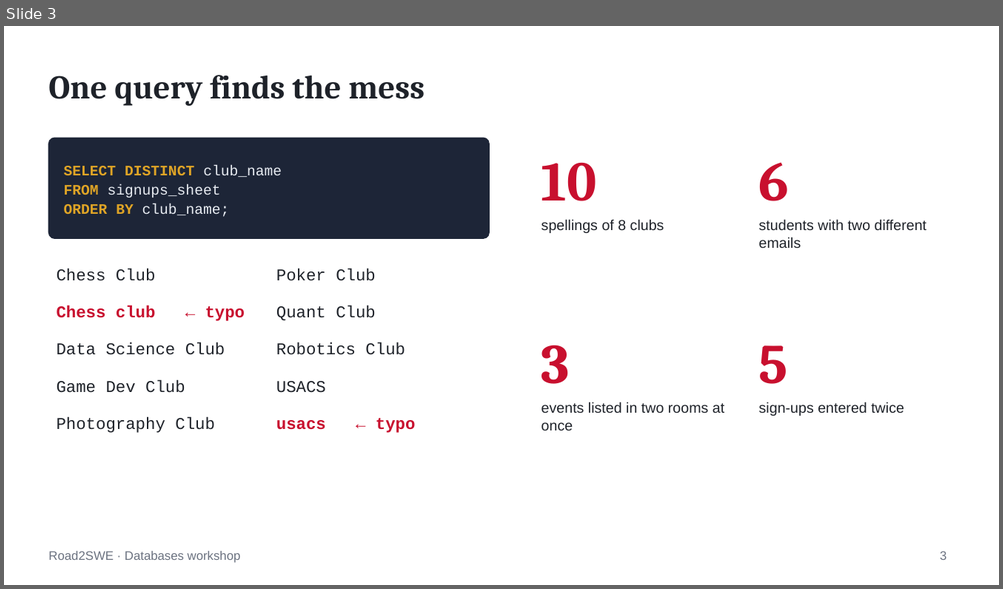
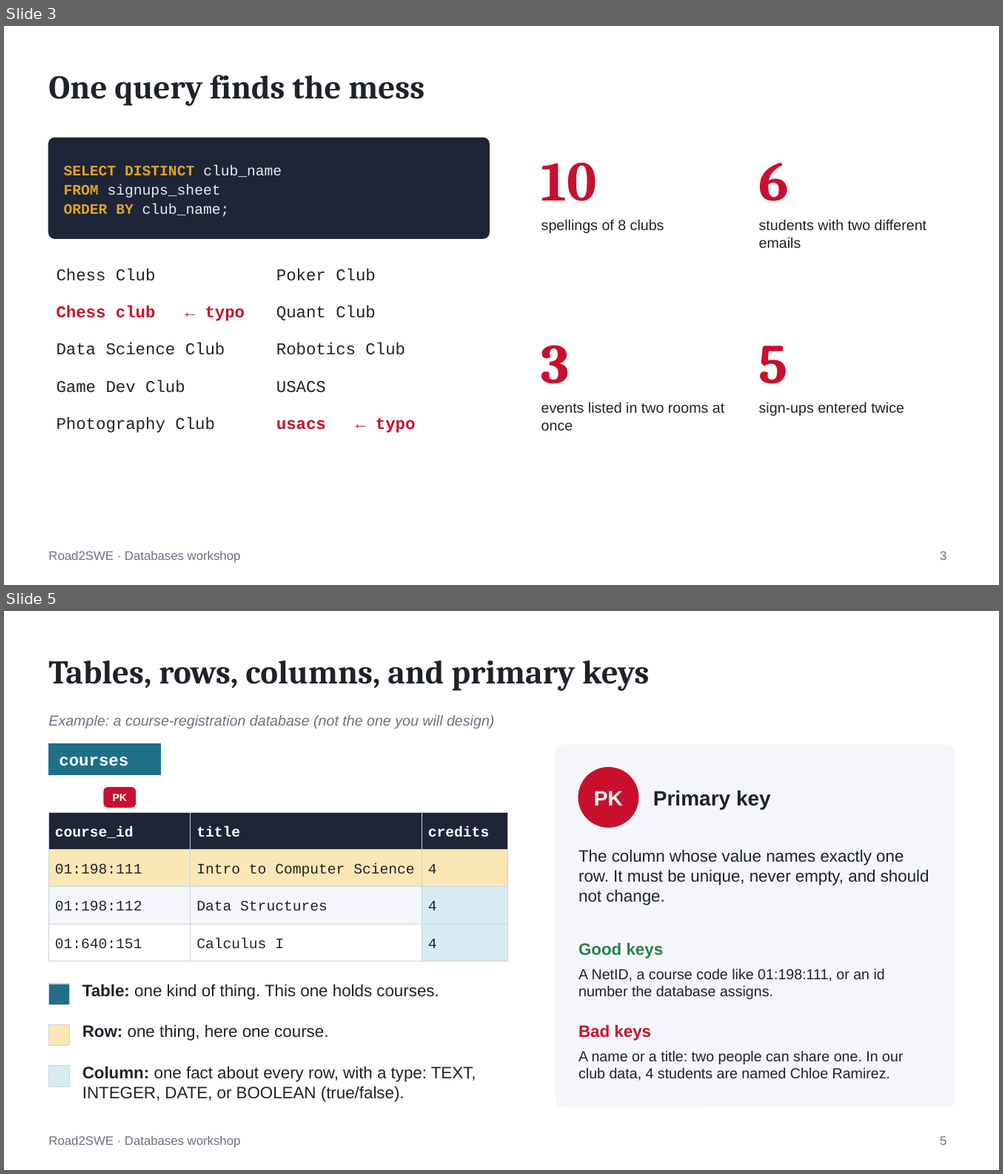
Before and after one commit to Trian27/RTSWEDatabasesWorkshop, a slide deck: slides/databases-workshop.pptx. Shown one above the other, each under a label of ours: slide 3 before the commit, slides 3 and 5 after it; the slides between them are not shown. The pictures are 1003x589 and 1003x1174 pixels, drawn with LibreOffice and Linux fonts; fonts in the diff are those of the drawing. Boxes give left, top, right and bottom in pixels: in the first picture for what was removed or moved away, otherwise in the second. Text is boxed around its words. In the diff, an @@ line names an element or a change of style, - is before the commit and + after.

```diff
--- a/slides/databases-workshop.pptx
+++ b/slides/databases-workshop.pptx
@@ slide 5 added at (4, 611, 999, 1170), background #FFFFFF; not listed: 1 template element that a slide beside it also shows @@
@@ title added at (48, 661, 649, 691), 32 pt, text #1E2229, bold @@
+Tables, rows, columns, and primary keys
@@ text added at (48, 715, 494, 729), 14 pt, text #6B7280, italic @@
+Example: a course-registration database (not the one you will design)
@@ rectangle added at (48, 743, 161, 775), fill #1F6F8B, outline #1F6F8B 0.75 pt, 16 pt, text #FFFFFF, bold @@
+courses
@@ rounded rectangle added at (556, 745, 954, 1107), fill #F4F6F9, outline #F4F6F9 1 pt @@
@@ rounded rectangle added at (104, 788, 135, 807), fill #C8102E, outline #C8102E 1 pt @@
@@ ellipse added at (578, 768, 638, 827), fill #C8102E, outline #C8102E 1 pt @@
@@ text added at (113, 794, 127, 801), 10 pt, text #FFFFFF, bold @@
+PK
@@ text added at (594, 791, 623, 806), 20 pt, text #FFFFFF, bold @@
+PK
@@ text added at (653, 790, 771, 809), 20 pt, text #1E2229, bold @@
+Primary key
@@ rectangle added at (48, 812, 190, 850), fill #1D2537, outline #CBD2DC 0.75 pt, 14 pt, text #FFFFFF, bold @@
+course_id
@@ rectangle added at (190, 812, 422, 850), fill #1D2537, outline #CBD2DC 0.75 pt, 14 pt, text #FFFFFF, bold @@
+title
@@ rectangle added at (422, 812, 508, 850), fill #1D2537, outline #CBD2DC 0.75 pt, 14 pt, text #FFFFFF, bold @@
+credits
@@ rectangle added at (48, 850, 190, 887), fill #FBE7B5, outline #CBD2DC 0.75 pt, 14 pt, text #1E2229 @@
+01:198:111
@@ rectangle added at (190, 850, 422, 887), fill #FBE7B5, outline #CBD2DC 0.75 pt, 14 pt, text #1E2229 @@
+Intro to Computer Science
@@ rectangle added at (422, 850, 508, 887), fill #FBE7B5, outline #CBD2DC 0.75 pt, 14 pt, text #1E2229 @@
+4
@@ text added at (578, 849, 929, 906), 16 pt, text #1E2229 @@
+The column whose value names exactly one row. It must be unique, never empty, and should not change.
@@ rectangle added at (48, 887, 190, 924), fill #F4F6F9, outline #CBD2DC 0.75 pt, 14 pt, text #1E2229 @@
+01:198:112
@@ rectangle added at (190, 887, 422, 924), fill #F4F6F9, outline #CBD2DC 0.75 pt, 14 pt, text #1E2229 @@
+Data Structures
@@ rectangle added at (422, 887, 508, 924), fill #D7ECF2, outline #CBD2DC 0.75 pt, 14 pt, text #1E2229 @@
+4
@@ rectangle added at (48, 924, 190, 962), fill #FFFFFF, outline #CBD2DC 0.75 pt, 14 pt, text #1E2229 @@
+01:640:151
@@ rectangle added at (190, 924, 422, 962), fill #FFFFFF, outline #CBD2DC 0.75 pt, 14 pt, text #1E2229 @@
+Calculus I
@@ rectangle added at (422, 924, 508, 962), fill #D7ECF2, outline #CBD2DC 0.75 pt, 14 pt, text #1E2229 @@
+4
@@ text added at (578, 943, 663, 959), 16 pt, text #2E7D4F, bold @@
+Good keys
@@ rectangle added at (48, 984, 70, 1005), fill #1F6F8B, outline #CBD2DC 0.75 pt @@
@@ text added at (82, 984, 438, 1000), 16 pt, text #1E2229 @@
+Table: one kind of thing. This one holds courses.
@@ text added at (578, 968, 885, 999), 14 pt, text #1E2229 @@
+A NetID, a course code like 01:198:111, or an id number the database assigns.
@@ rectangle added at (48, 1025, 70, 1046), fill #FBE7B5, outline #CBD2DC 0.75 pt @@
@@ text added at (82, 1025, 328, 1041), 16 pt, text #1E2229 @@
+Row: one thing, here one course.
@@ text added at (578, 1025, 651, 1041), 16 pt, text #C8102E, bold @@
+Bad keys
@@ text added at (578, 1051, 902, 1081), 14 pt, text #1E2229 @@
+A name or a title: two people can share one. In our club data, 4 students are named Chloe Ramirez.
@@ rectangle added at (48, 1066, 70, 1087), fill #D7ECF2, outline #CBD2DC 0.75 pt @@
@@ text added at (82, 1066, 476, 1102), 16 pt, text #1E2229 @@
+Column: one fact about every row, with a type: TEXT, INTEGER, DATE, or BOOLEAN (true/false).
@@ page number added at (939, 1136, 946, 1145), 12 pt, text #6B7280 @@
+5
```
Also in this commit, not shown: 4 slides changed, 5 other slides added, 1 slide removed, 4 other files.
